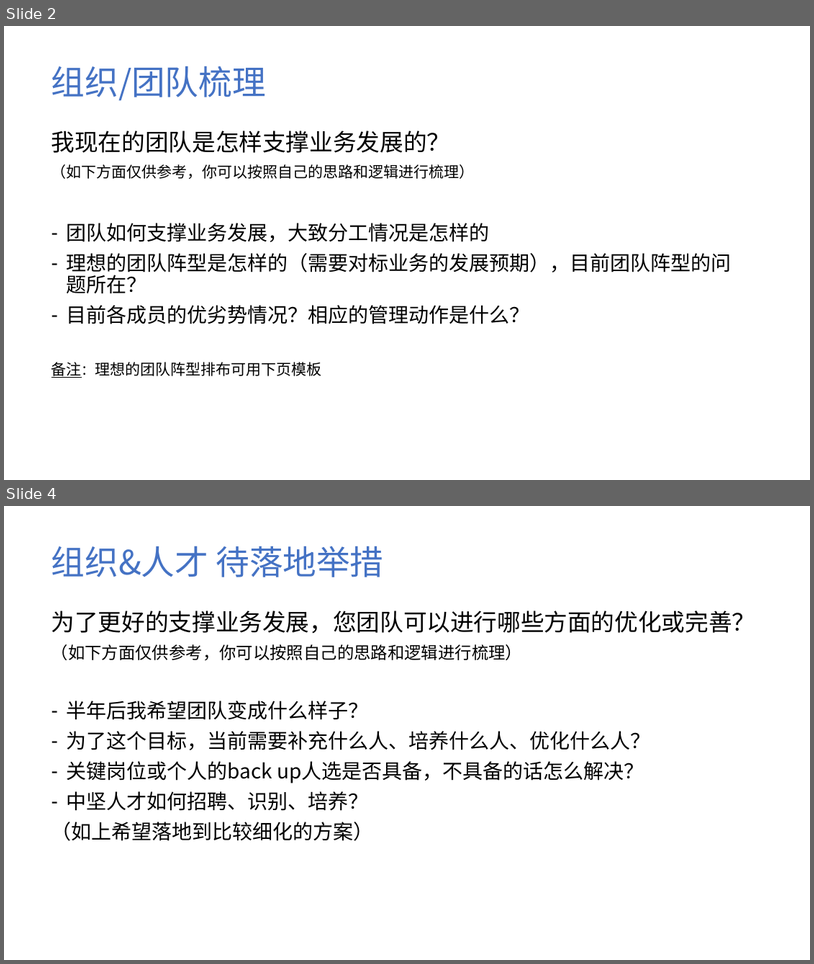
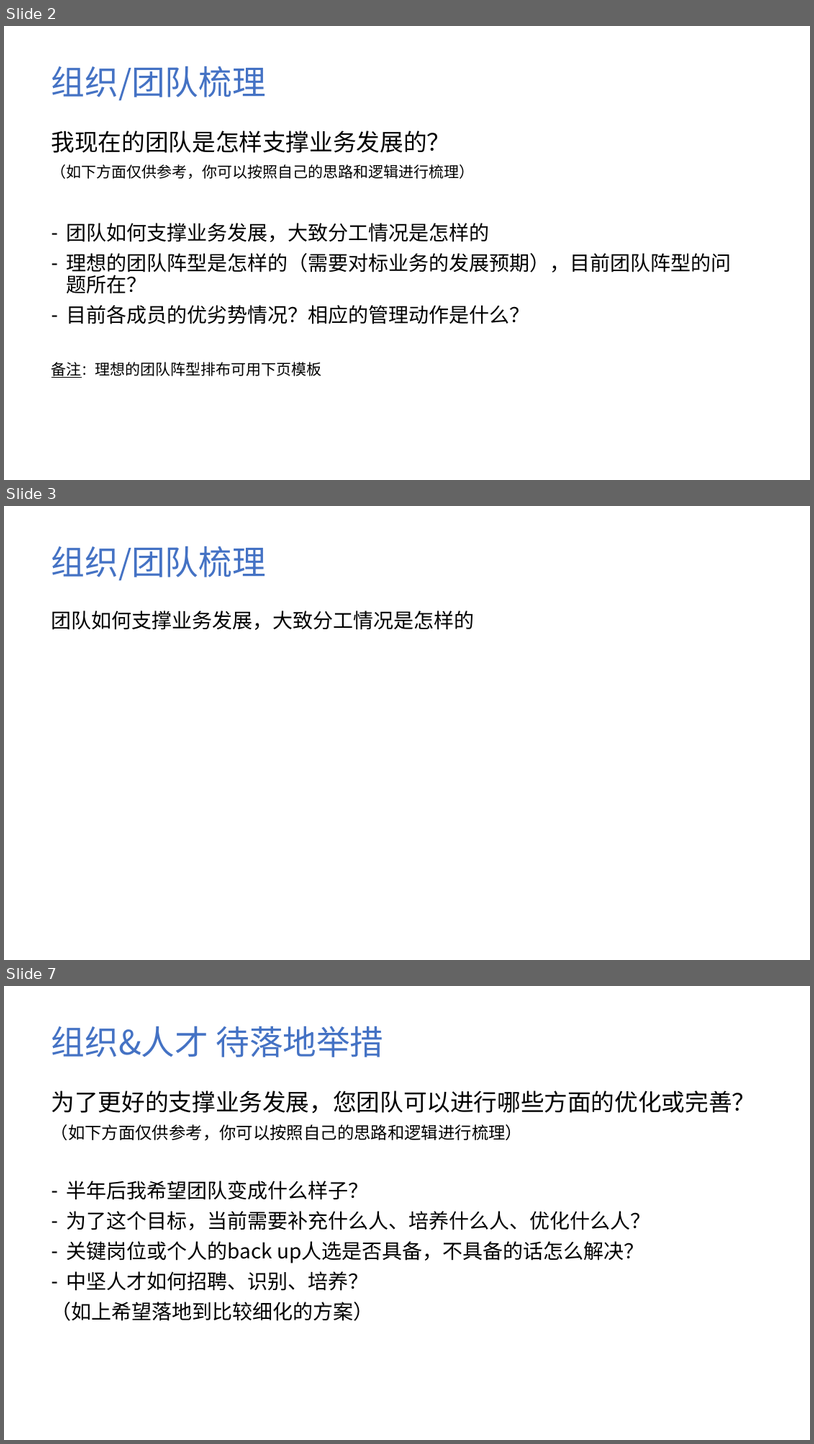
Before and after one commit to cmdpos/gaia, a slide deck: ppt/关于团队建设 - 公链组汇报.pptx. Shown one above the other, each under a label of ours: slides 2 and 4 before the commit, slides 2, 3 and 7 after it; the slides between them are not shown. The pictures are 814x964 and 814x1444 pixels, drawn with LibreOffice and Linux fonts; fonts in the diff are those of the drawing; background and template pictures are left out. Boxes give left, top, right and bottom in pixels: in the first picture for what was removed or moved away, otherwise in the second. Text is boxed around its words. In the diff, an @@ line names an element or a change of style, - is before the commit and + after.

```diff
--- a/ppt/关于团队建设 - 公链组汇报.pptx
+++ b/ppt/关于团队建设 - 公链组汇报.pptx
@@ slide 3 added at (x1=4, y1=506, x2=810, y2=960), background picture (left out) @@
@@ title added at (x1=52, y1=546, x2=266, y2=581), 40 pt, text #4472C4 @@
+组织/团队梳理
@@ text added at (x1=52, y1=610, x2=475, y2=630), 24 pt, text #000000 @@
+团队如何支撑业务发展，大致分工情况是怎样的
@@ what was slide 4 is now slide 7 @@
```
Also in this commit, not shown: 3 other slides added, 1 slide removed, 1 other file.
